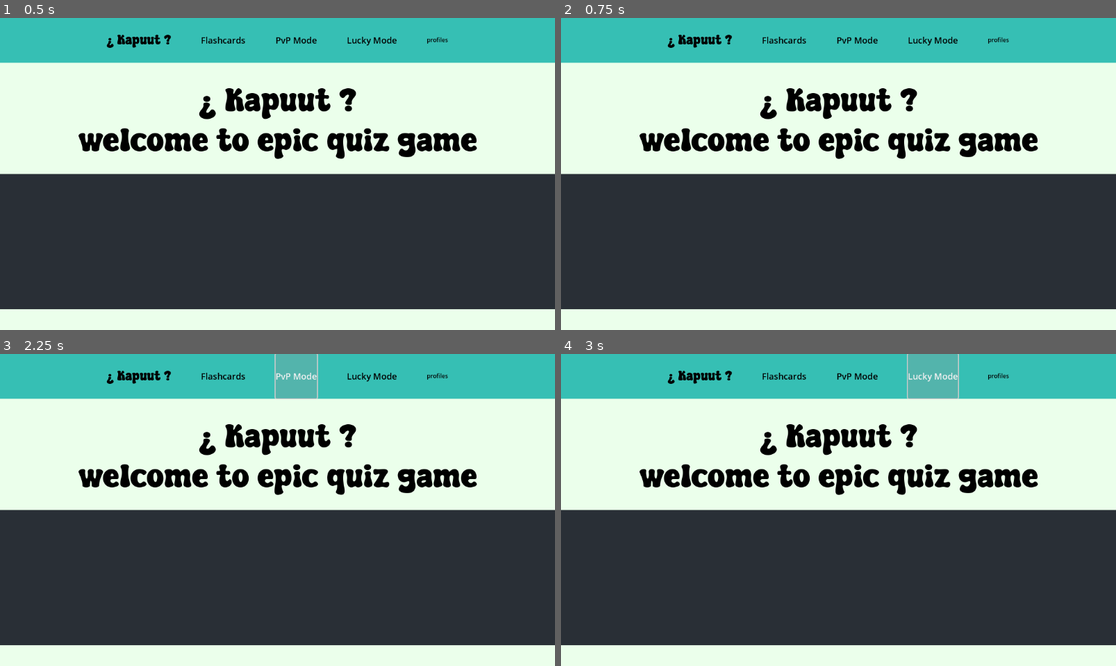
Above: before the commit, frames 1-4 (two rows, left to right).
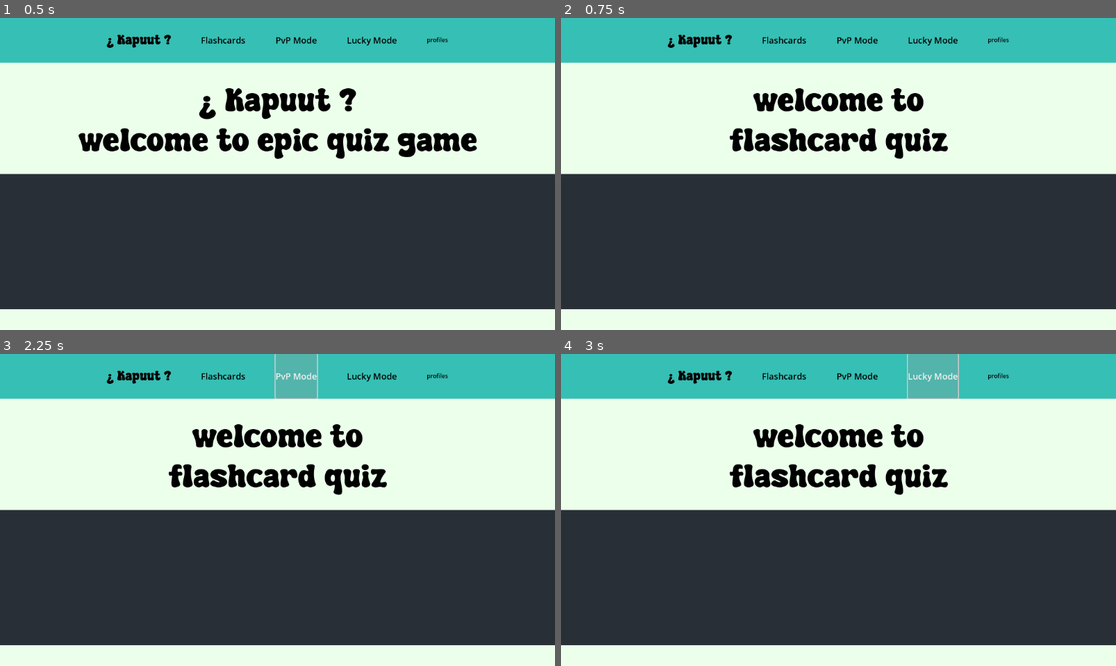
Above: after the commit, the same moments.

Repository: xschons00/Kapuut
Game: Godot game, scene res://src/MainPage.tscn
Same seed, same stepped clock (60 frames per second), same inputs: the game is played once before the commit and once after it. Before the commit the project starts from res://MainPage.tscn.
Inputs:
- Up to frame 1 (0.5 s): no input
- Up to frame 2 (0.75 s): click "Flashcards" at 0.5 s
- Up to frame 3 (2.25 s): click "Flashcards" at 1.25 s; click "PvP Mode" at 2 s
- Up to frame 4 (3 s): click "Lucky Mode" at 2.75 s

Frame 1 is identical in both runs. In frame 2, 4.2% of the frame differs, in the area x 14-86%, y 22-46%; in frame 3, 4.2%; in frame 4, 4.2%.

Commit message:
structure changes

Diff:
--- a/project.godot
+++ b/project.godot
@@ -13,7 +13,7 @@
 config/name="Kapuut"
 run/main_scene="uid://cperdl3y4bj4x"
 config/features=PackedStringArray("4.5", "GL Compatibility")
-config/icon="res://icon.svg"
+config/icon="res://src/icon.svg"
 
 [rendering]
 
--- a/FlashcardsMainPage.tscn
+++ b/src/FlashcardsMainPage.tscn
@@ -1,6 +1,6 @@
 [gd_scene load_steps=8 format=3 uid="uid://dtt0pl0h650y2"]
 
-[ext_resource type="Script" uid="uid://bkqfpr4hvyeb1" path="res://main_page.gd" id="1_avgxh"]
+[ext_resource type="Script" uid="uid://bkqfpr4hvyeb1" path="res://src/main_page.gd" id="1_avgxh"]
 [ext_resource type="Theme" uid="uid://c2jd4rh8tl154" path="res://assets/MainPage_theme.tres" id="2_w6rye"]
 [ext_resource type="Theme" uid="uid://8entfw1pqoh0" path="res://assets/menu_theme.tres" id="3_mg7qt"]
 
@@ -118,8 +118,8 @@
 grow_vertical = 2
 theme = ExtResource("3_mg7qt")
 theme_override_font_sizes/font_size = 68
-text = "¿ Kapuut ?
-welcome to epic quiz game"
+text = "welcome to
+flashcard quiz"
 horizontal_alignment = 1
 
 [connection signal="pressed" from="HBoxContainer/flashcards_button" to="." method="_on_flashcards_button_pressed"]
--- a/MainPage.tscn
+++ b/src/MainPage.tscn
@@ -1,6 +1,6 @@
 [gd_scene load_steps=8 format=3 uid="uid://cperdl3y4bj4x"]
 
-[ext_resource type="Script" uid="uid://bkqfpr4hvyeb1" path="res://main_page.gd" id="1_con45"]
+[ext_resource type="Script" uid="uid://bkqfpr4hvyeb1" path="res://src/main_page.gd" id="1_con45"]
 [ext_resource type="Theme" uid="uid://c2jd4rh8tl154" path="res://assets/MainPage_theme.tres" id="1_lc84y"]
 [ext_resource type="Theme" uid="uid://8entfw1pqoh0" path="res://assets/menu_theme.tres" id="2_con45"]
 
--- a/main_page.gd
+++ b/src/main_page.gd
@@ -13,4 +13,4 @@
 
 
 func _on_flashcards_button_pressed() -> void:
-	get_tree().change_scene_to_file("res://FlashcardsMainPage.tscn")
+	get_tree().change_scene_to_file("res://src/FlashcardsMainPage.tscn")
Renamed: icon.svg -> src/icon.svg
Not shown, changed: src/icon.svg.import
Renamed: main_page.gd.uid -> src/main_page.gd.uid
